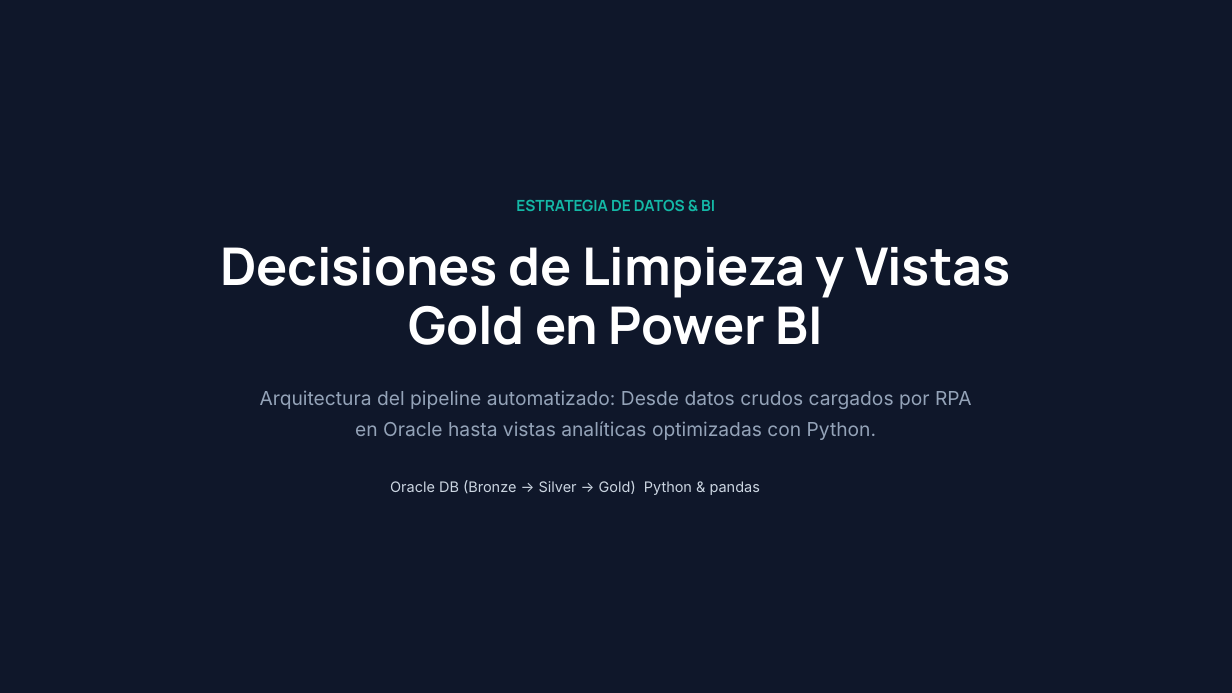
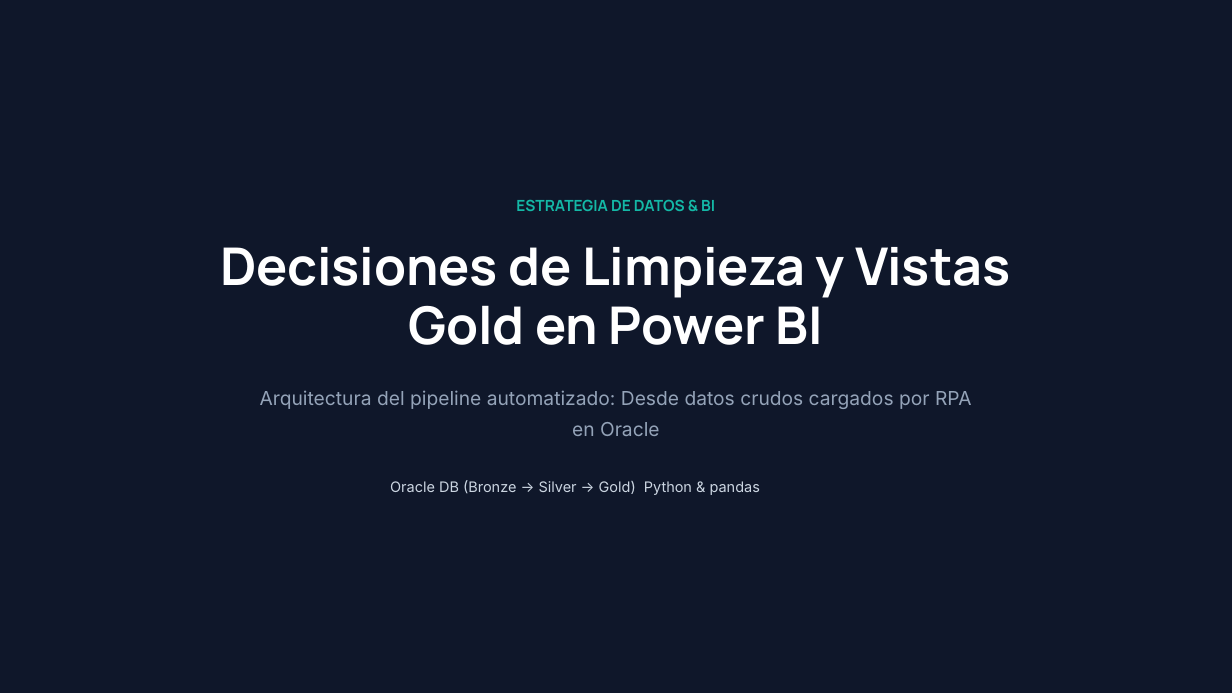
Before and after one commit to Pedro-Vr75/Practicum-1.2, a slide deck: slide 1 of Presentación/Pipeline RPA Oracle_Limpieza_Duda.pptx. Drawn at 1232x693 pixels with LibreOffice and Linux fonts; fonts in the diff are those of the drawing; background and template pictures are left out. Boxes give left, top, right and bottom in pixels: in the first picture for what was removed or moved away, otherwise in the second. Text is boxed around its words. In the diff, an @@ line names an element or a change of style, - is before the commit and + after.

```diff
--- a/Presentación/Pipeline RPA Oracle_Limpieza_Duda.pptx
+++ b/Presentación/Pipeline RPA Oracle_Limpieza_Duda.pptx
@@ text at bbox=[260, 390, 972, 436]: text changed @@
-Arquitectura del pipeline automatizado: Desde datos crudos cargados por RPA en Oracle hasta vistas analíticas optimizadas con Python.
+Arquitectura del pipeline automatizado: Desde datos crudos cargados por RPA en Oracle
```
Also in this commit, not shown: 2 other slides changed, 2 slides added.
